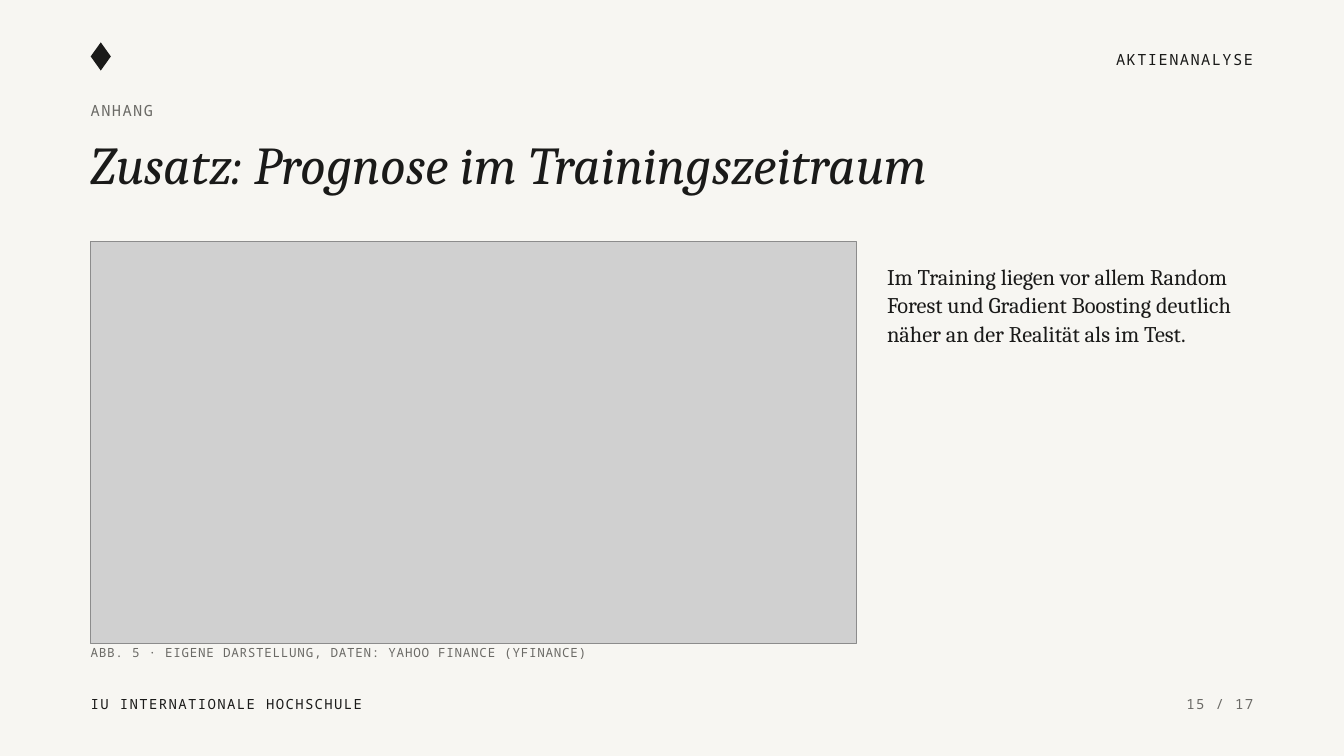
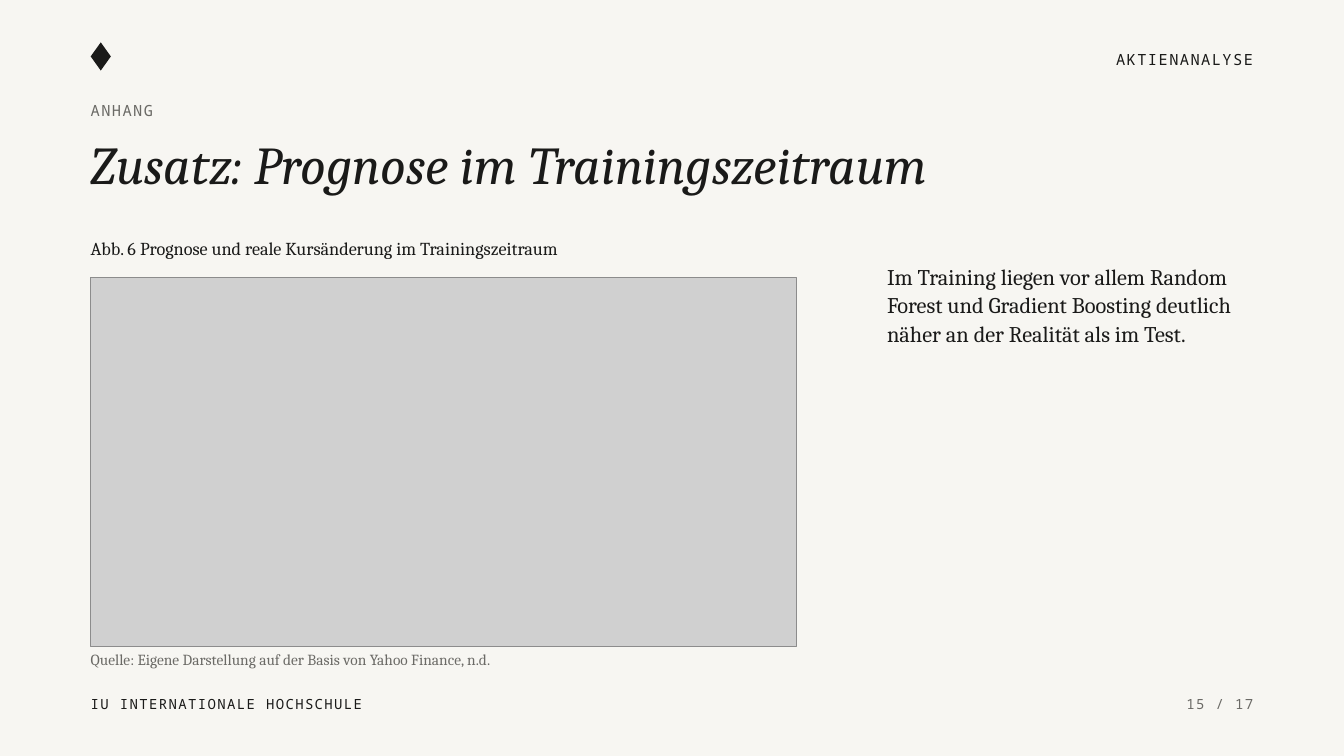
Before and after one commit to KonstantinosLamprou/stockanalysis, a slide deck: slide 15 of presentation/Aktienanalyse_Praesentation.pptx. Drawn at 1344x756 pixels with LibreOffice and Linux fonts; fonts in the diff are those of the drawing; grey boxes stand for pictures. Boxes give left, top, right and bottom in pixels: in the first picture for what was removed or moved away, otherwise in the second. Text is boxed around its words. In the diff, an @@ line names an element or a change of style, - is before the commit and + after.

```diff
--- a/presentation/Aktienanalyse_Praesentation.pptx
+++ b/presentation/Aktienanalyse_Praesentation.pptx
@@ text added at [91,242,558,259], 13 pt, text #1A1A19 @@
+Abb. 6 Prognose und reale Kursänderung im Trainingszeitraum
@@ picture: place and size @@
-picture at [91,242,857,643]
+picture at [91,277,797,647]
@@ text at [91,654,490,669]: text changed; size 9 to 11 pt; font Noto Sans Mono to Cambria @@
-ABB. 5 · EIGENE DARSTELLUNG, DATEN: YAHOO FINANCE (YFINANCE)
+Quelle: Eigene Darstellung auf der Basis von Yahoo Finance, n.d.
```
Also in this commit, not shown: 8 other slides changed, 2 other files.
